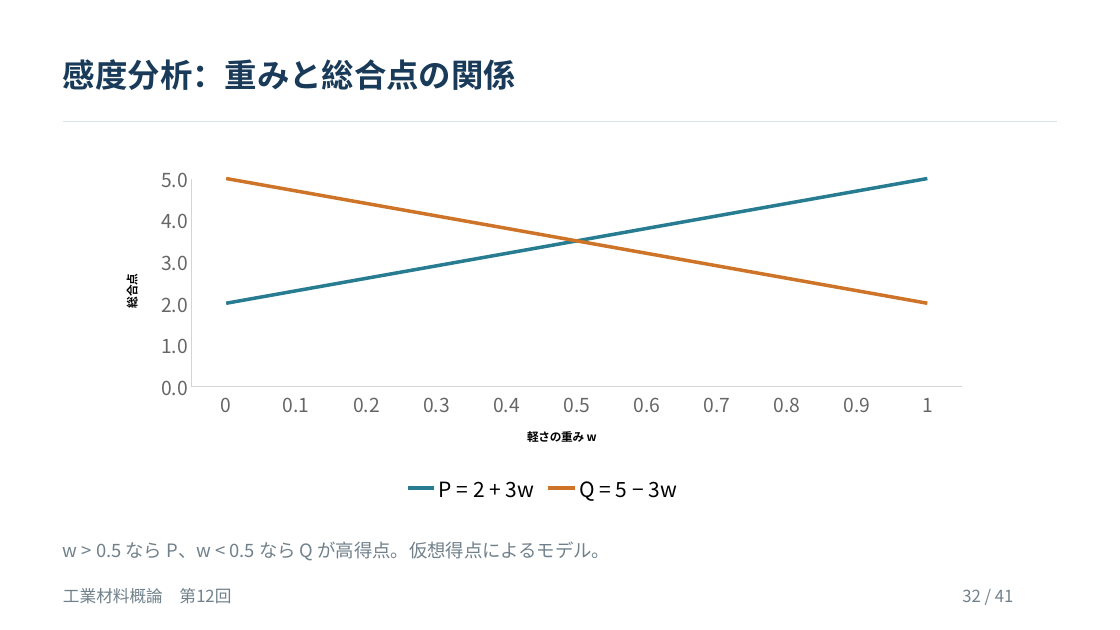
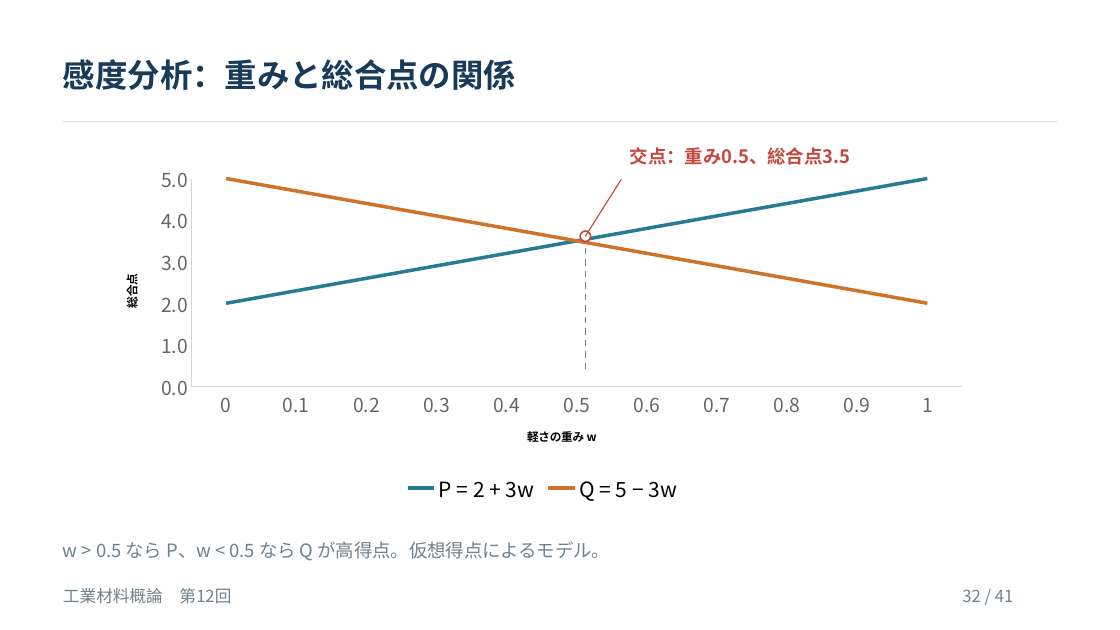
Before and after one commit to zooc-14calbp/industrial-materials-course, a slide deck: slide 32 of 学生用/第12回/12_授業スライド.pptx. Drawn at 1120x630 pixels with LibreOffice and Linux fonts; fonts in the diff are those of the drawing. Boxes give left, top, right and bottom in pixels: in the first picture for what was removed or moved away, otherwise in the second. Text is boxed around its words. In the diff, an @@ line names an element or a change of style, - is before the commit and + after.

```diff
--- a/学生用/第12回/12_授業スライド.pptx
+++ b/学生用/第12回/12_授業スライド.pptx
@@ text added at [630,147,850,165], 15.8 pt, text #C4483C, bold @@
+交点：重み0.5、総合点3.5
@@ freeform shape added at [586,180,622,237], outline #C4483C 0.98 pt @@
@@ ellipse added at [581,231,591,241], fill #FFFFFF, outline #C4483C 1.35 pt @@
@@ freeform shape added at [586,236,586,243], outline #71818B 1.2 pt @@
```
Also in this commit, not shown: 4 other slides changed, 1 slide added, 1 slide removed, 21 other files.
